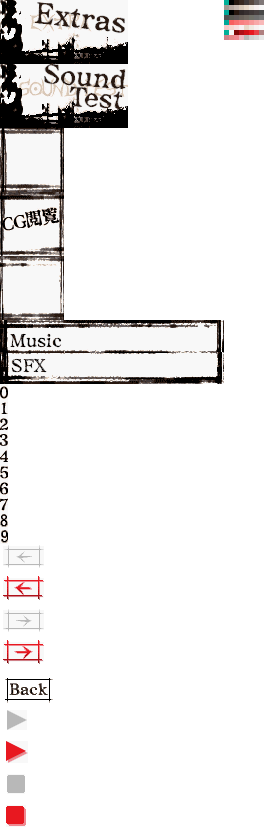
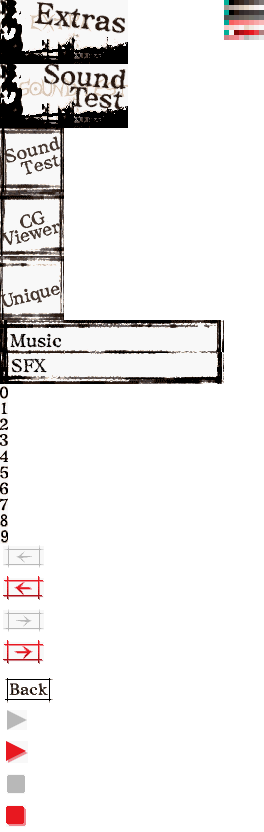
Layer changes from the first 264 × 832 image to the second:
added layer "Unique copy 2" (93%) above "Unique copy" over [1, 136, 61, 307]
painted on "Layer 1" over [3, 207, 59, 237]
